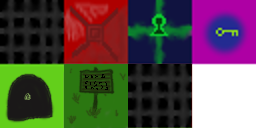
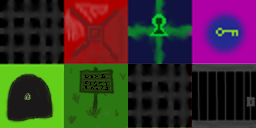
Comparing the layer stacks of the two 256×128 images. Changes:
painted on "tileset.png" over (192, 64, 256, 128)
